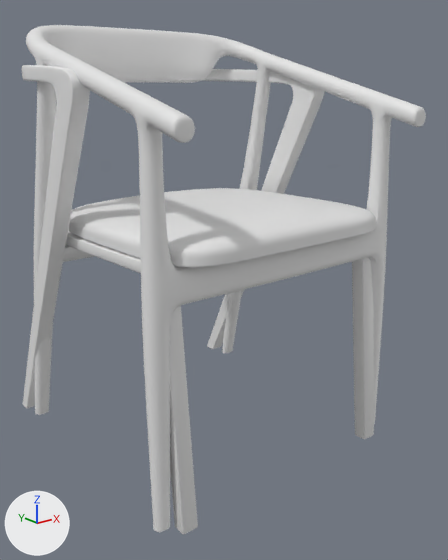
Before and after pictures for a commit that changed the glTF model public/geometry/chair2.glb.
One viewpoint serves both versions: a camera (50 mm lens) standing at (-0.689, -0.918, 0.662) and looking at (0.022, -0.03, 0.307). Arrows for +X, +Y and +Z are at lower left; the lights stay in place. Vertices at the same position are counted once.

Objects in the first picture: 'cushion', 'frame_1', 'frame_2'.
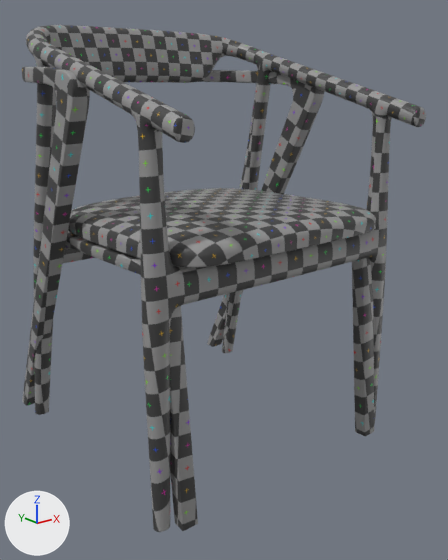
Diff of the bpy script that builds the scene:
```diff
--- a/public/geometry/chair2.glb.py
+++ b/public/geometry/chair2.glb.py
@@ img_grid @@
+img_grid = load_image('grid', '_unpacked/grid', 1024, 1024, 'sRGB')
@@ mat_material @@
+mat_material = principled_material('Material')
+mat_material.texture = img_grid
@@ me_plane_002 @@
 me_plane_002.from_pydata(...)  # 5590 vertices, 11192 faces; spans x -0.268..0.268, y -0.3..0.244, z -0.001..0.77
 # used by ob_frame_1; location = (0.0, 0.015, 0.0)
+# me_plane_002 part 1: texture (UV) coordinates of 11192 of 11192 faces, centred in x -0.268..0.268, y -0.3..0.243, z -0.001..0.77, changed; they spanned u -0.72..1.77, v 0.1..1.2 and now span u 0.0..0.89, v 0.0..1.0
+me_plane_002.materials.append(mat_material)  # picture img_grid
@@ me_plane_004 @@
 me_plane_004.from_pydata(...)  # 978 vertices, 1952 faces; spans x -0.232..0.232, y -0.257..0.207, z 0.407..0.462
+me_plane_004.materials.append(mat_material)  # picture img_grid
@@ me_3d_chair_17_004 @@
 me_3d_chair_17_004.from_pydata(...)  # 3236 vertices, 6460 faces; spans x -0.271..0.271, y -0.239..0.327, z 0.0..0.706
 # used by ob_frame_2; location = (0.0, -0.009, -0.008)
+# me_3d_chair_17_004 part 2: all 96 vertices in x -0.27..-0.24, y 0.3..0.327, z 0.0..0.001 are moved by (0.0, 0.0, 0.009)
+# me_3d_chair_17_004 part 3: all 96 vertices in x 0.24..0.27, y 0.3..0.327, z 0.0..0.001 are moved by (0.0, 0.0, 0.009)
+# me_3d_chair_17_004 part 4: all 36 vertices in x -0.234..-0.203, y -0.239..-0.213, z 0.0..0.002 are moved by (0.0, 0.0, 0.009)
+# me_3d_chair_17_004 part 5: all 36 vertices in x 0.203..0.234, y -0.239..-0.213, z 0.0..0.002 are moved by (0.0, 0.0, 0.009)
+me_3d_chair_17_004.materials.append(mat_material)  # picture img_grid
@@ ob_frame_2 @@
 ob_frame_2 = bpy.data.objects.new('frame_2', me_3d_chair_17_004)
-ob_frame_2.location = (0.0, -0.009, -0.008)
+ob_frame_2.location = (0.0, -0.009, -0.01)
```

Where the change shows, as pixel boxes [x1, y1, x2, y2] in the pictures (448 x 560 px; the box of a moved part takes in the faces that stretch with it):
'frame_1', recoloured, surface changed
    both: [26, 25, 426, 532]
'frame_2', recoloured, reshaped, moved
    before: [22, 65, 374, 535]
    after: [22, 67, 374, 531]
'cushion', recoloured (white to grey)
    both: [68, 188, 376, 268]
part 2 of me_3d_chair_17_004, moved or reshaped
    before: [23, 106, 89, 408]
    after: [22, 107, 89, 406]
part 3 of me_3d_chair_17_004, moved or reshaped
    before: [207, 101, 322, 349]
    after: [207, 102, 322, 347]
part 4 of me_3d_chair_17_004, moved or reshaped
    before: [170, 306, 198, 535]
    after: [170, 306, 198, 531]
part 5 of me_3d_chair_17_004, moved or reshaped
    before: [352, 258, 374, 439]
    after: [352, 258, 374, 436]
